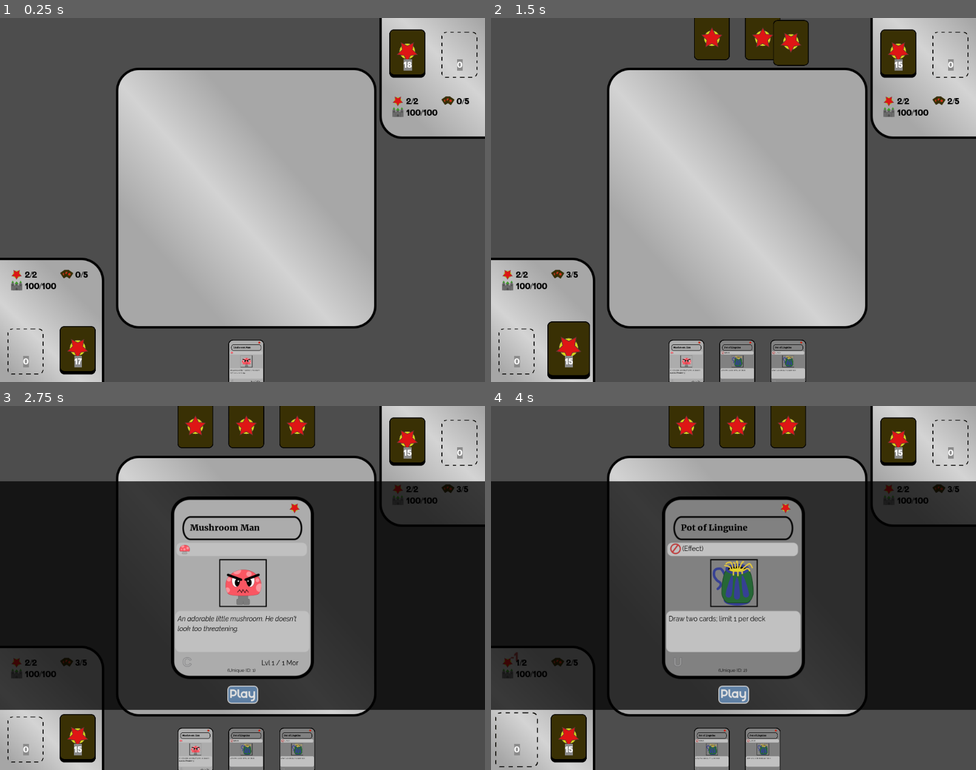
Above: before the commit, frames 1-4 (two rows, left to right).
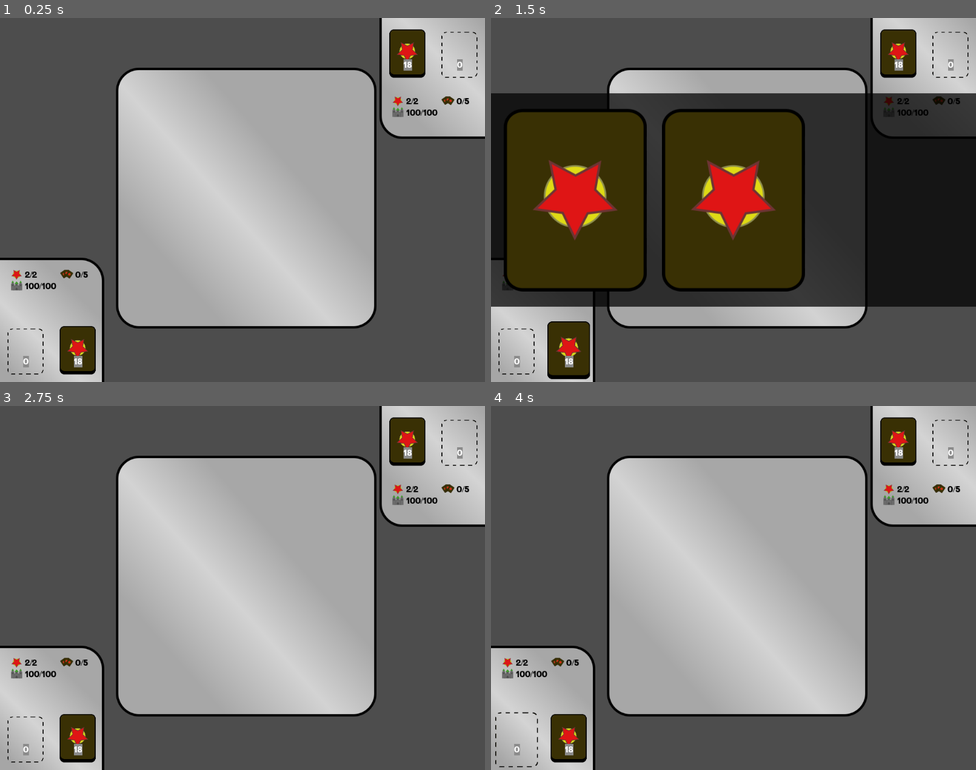
Above: after the commit, the same moments.

Repository: Mercerenies/evilcon-2024
Game: Godot game, scene res://debug/debug_room.tscn
Two runs of this game, one before a commit and one after it. Both use one fixed random seed, a clock stepped at 60 frames per second and the inputs below.
Inputs (mouse positions are in pixels of both pictures, inside the frame that each line leads up to):
- Up to frame 1 (0.25 s): no input
- Up to frame 2 (1.5 s): drag from (568, 349) to (738, 363) at 0.52 s; drag from (515, 349) to (685, 363) at 1.27 s
- Up to frame 3 (2.75 s): tap Enter at 2 s; click (194, 751) at 2.17 s
- Up to frame 4 (4 s): click (733, 693) at 2.75 s, where only the run before the commit has a clickable "Play"; tap Space at 3.5 s; drag from (762, 751) to (515, 737) at 3.52 s

The runs differ from the first frame. In frame 1, 0.9% of the frame differs, in the area x 15-55%, y 88-100%; in frame 2, 63%, in the area x 0-100%, y 0-100%; in frame 3, 58%; in frame 4, 62%.

Commit message:
phases stub file

Diff:
--- /dev/null
+++ b/card_game/playing_field/card_game_phases.gd
@@ -0,0 +1,4 @@
+class_name CardGamePhases
+extends Node
+
+# Helpers to evaluate different phases of the card game.
--- a/debug/debug_room.gd
+++ b/debug/debug_room.gd
@@ -12,11 +12,7 @@
     bottom_deck.cards().shuffle()
     top_deck.cards().shuffle()
 
-    #for _i in range(6):
-    #    $PlayingField.get_discard_pile(CardPlayer.BOTTOM).cards().push_card(MushroomMan.new())
 
-    await CardGameApi.draw_cards($PlayingField, CardPlayer.BOTTOM, 3)
-    await CardGameApi.draw_cards($PlayingField, CardPlayer.TOP, 3)
 
 
 func _sample_deck():
